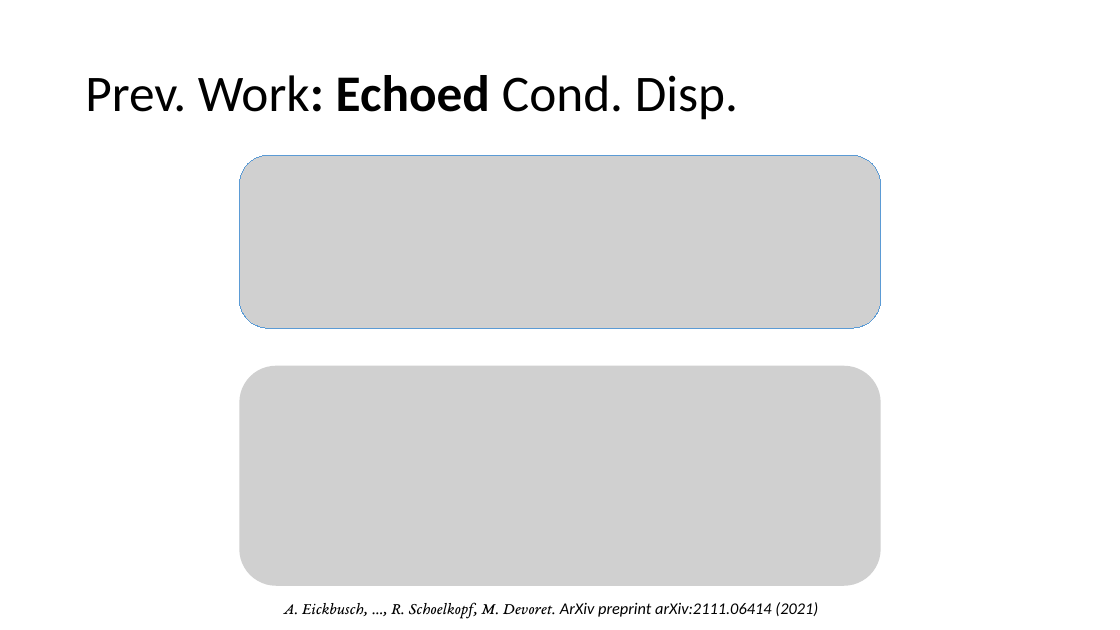
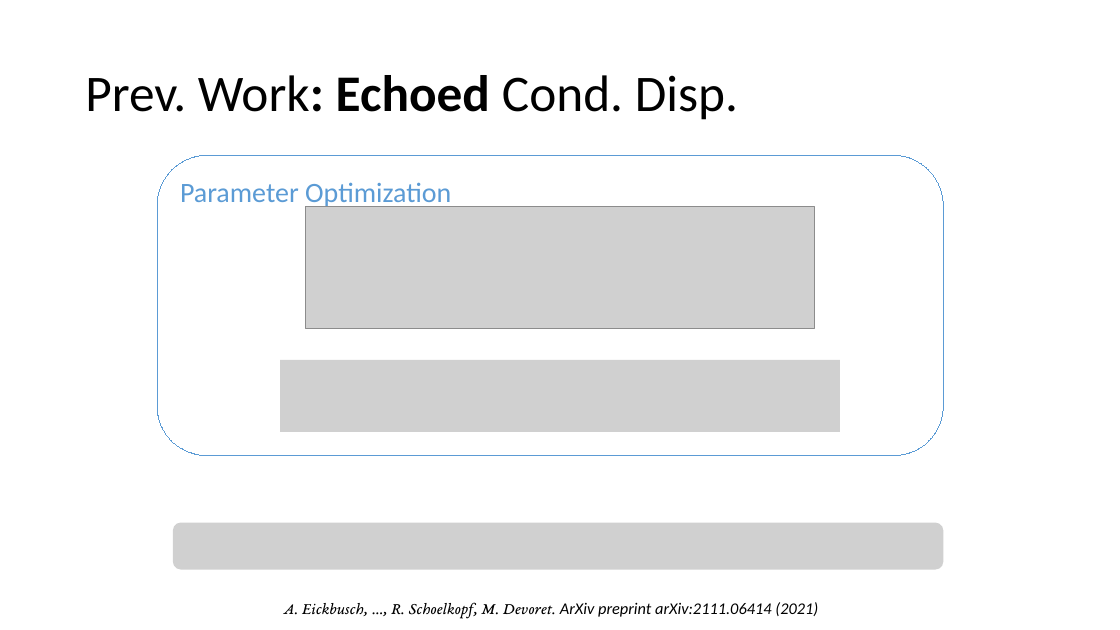
Before and after one commit to EeshGupta/Multimode-Conditional-Displacements, a slide deck: slide 4 of presentations/mcs_sqms.pptx. Drawn at 1120x630 pixels with LibreOffice and Linux fonts; fonts in the diff are those of the drawing; grey boxes stand for pictures. Boxes give left, top, right and bottom in pixels: in the first picture for what was removed or moved away, otherwise in the second. Text is boxed around its words. In the diff, an @@ line names an element or a change of style, - is before the commit and + after.

```diff
--- a/presentations/mcs_sqms.pptx
+++ b/presentations/mcs_sqms.pptx
@@ rounded rectangle added at box(157, 155, 944, 456), outline #5B9BD5 0.75 pt, 24 pt, text #5B9BD5 @@
+Parameter Optimization
@@ picture: place and size @@
-picture at box(239, 155, 881, 329)
+picture at box(306, 207, 814, 329)
@@ picture added at box(280, 360, 840, 433) @@
@@ picture: place and size @@
-picture at box(239, 365, 881, 586)
+picture at box(173, 523, 944, 570)
```
Also in this commit, not shown: 6 other slides changed, 3 slides added, 18 slides removed.
